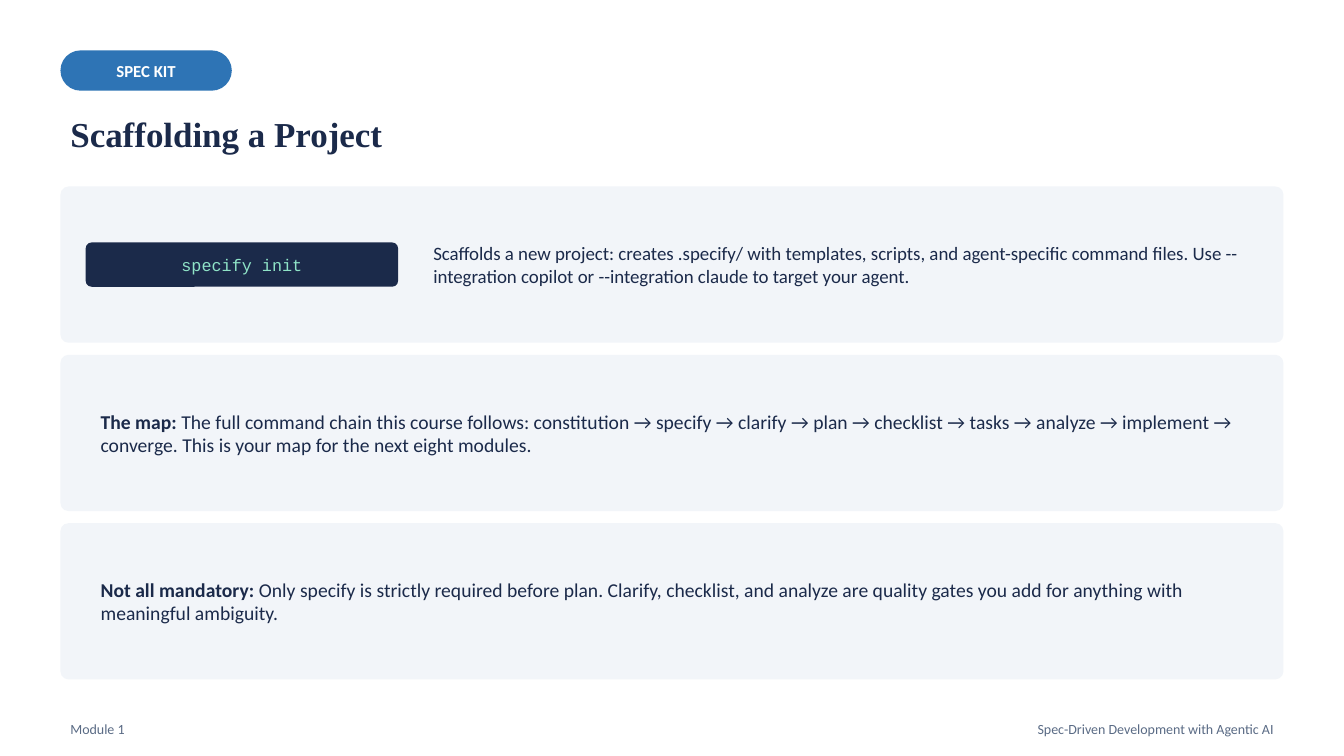
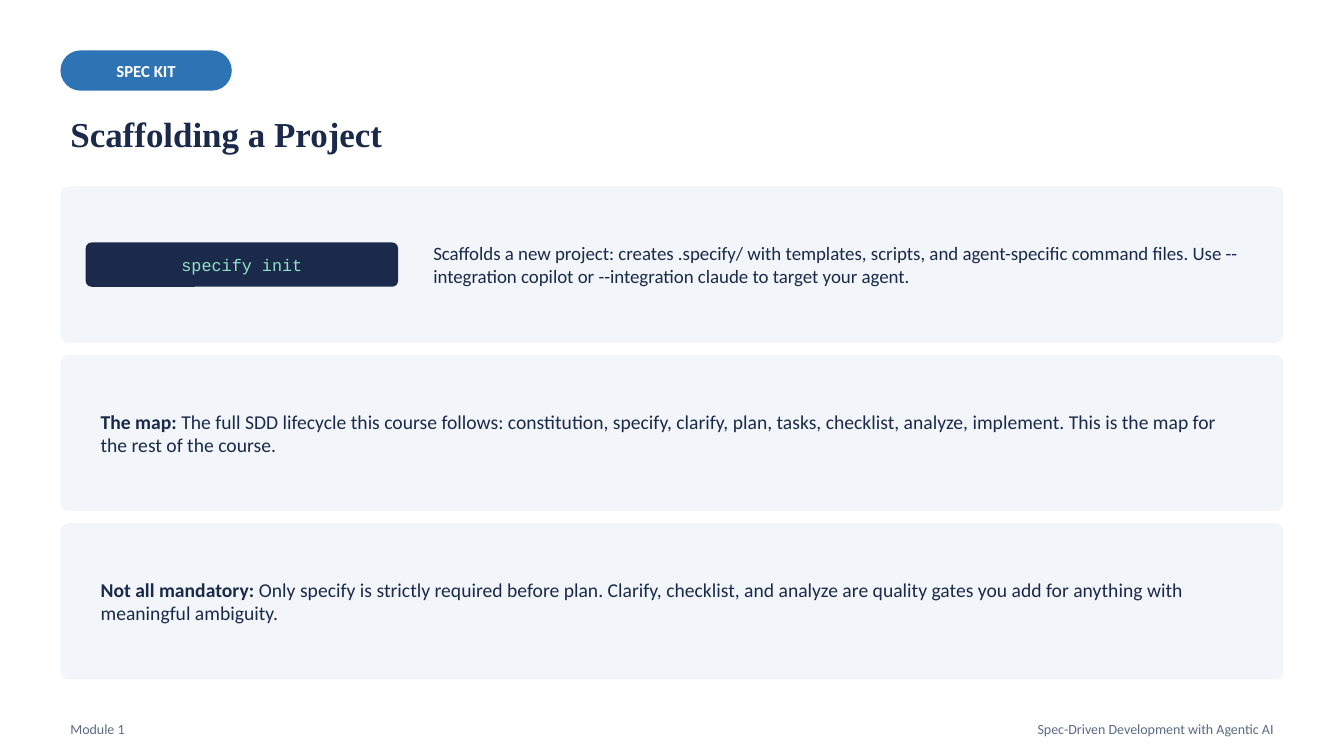
Before and after one commit to karthikasturi/sdd-with-agentic-ai, a slide deck: slide 7 of presentation/Module-1_From-Vibe-Coding-to-Spec-Driven-Development.pptx. Drawn at 1344x756 pixels with LibreOffice and Linux fonts; fonts in the diff are those of the drawing. Boxes give left, top, right and bottom in pixels: in the first picture for what was removed or moved away, otherwise in the second. Text is boxed around its words. In the diff, an @@ line names an element or a change of style, - is before the commit and + after.

```diff
--- a/presentation/Module-1_From-Vibe-Coding-to-Spec-Driven-Development.pptx
+++ b/presentation/Module-1_From-Vibe-Coding-to-Spec-Driven-Development.pptx
@@ text at box(101, 415, 1216, 452): text changed @@
-The map: The full command chain this course follows: constitution → specify → clarify → plan → checklist → tasks → analyze → implement → converge. This is your map for the next eight modules.
+The map: The full SDD lifecycle this course follows: constitution, specify, clarify, plan, tasks, checklist, analyze, implement. This is the map for the rest of the course.
```
Also in this commit, not shown: 2 other slides changed, 1 slide removed, 17 other files.
